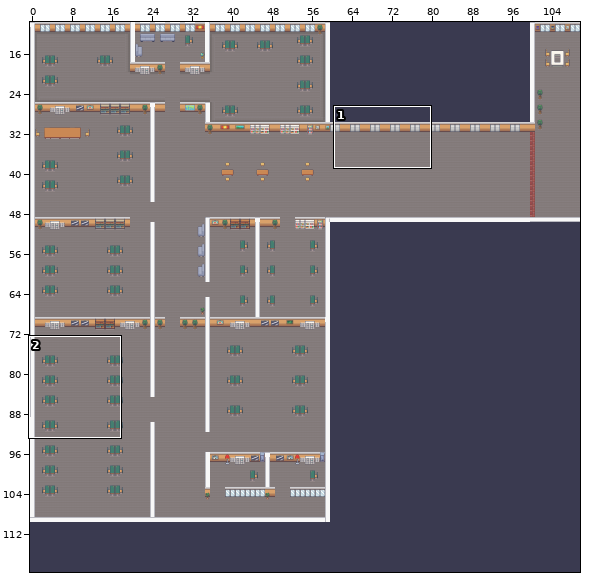
An edit to a level. Tiled map, public/assets/map/map.tmx. The first picture is a wide view before the edit; the outline marks the close-up.
Close-up. Before the commit:
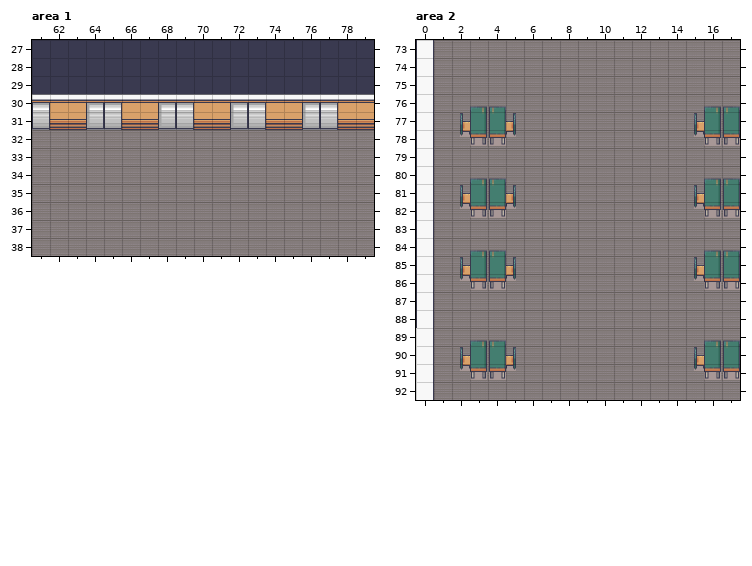
Cells are 32x32 px. Shown: area 1 x 61..79, y 27..38; area 2 x 0..17, y 73..92. The commit also changed other parts of the map, which this record leaves out.
And afterwards:
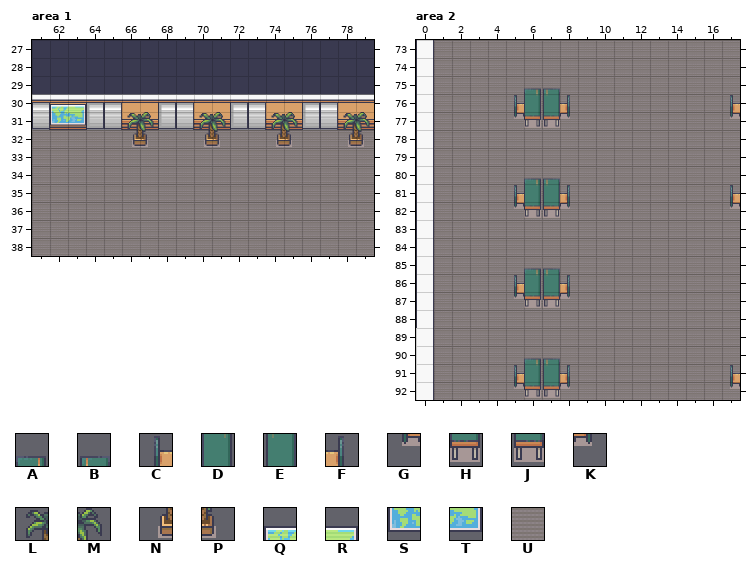
Key: from "Interiors_free_32x32": A 568, B 571, C 583, D 584, E 587, F 588, G 599, H 600, J 603, K 604, L 717, M 718, N 733, P 734, Q 1066, R 1067, S 1082, T 1083; from "Room_Builder_free_32x32": U 219.
_ is an empty cell, . an unchanged one.
Edits made:
--- layer "decorations", area 1
@@ x 62..79 @@
-30 __................
-31 __..__..__..__..__
-32 ....__..__..__..__
+30 QR................
+31 ST..LM..LM..LM..LM
+32 ....NP..NP..NP..NP
--- layer "decorations", area 2
@@ x 2..17 @@
-75 ....__..........
-76 .AB____.......AB
-77 CDEF___......CDE
-78 GHJK.........GHJ
+75 ....AB..........
+76 .__CDEF......._C
+77 ___GHJK......__G
+78 ____.........___
@@ x 2..17 @@
-80 .AB.__........AB
-81 CDEF___......CDE
-82 GHJK___......GHJ
+80 .__.AB........__
+81 ___CDEF......__C
+82 ___GHJK......__G
@@ x 2..17 @@
-84 .AB...........AB
-85 CDEF__.......CDE
-86 GHJK___......GHJ
-87 ...____.........
+84 .__...........__
+85 ____AB.......___
+86 ___CDEF......___
+87 ...GHJK.........
@@ x 2..17 @@
-89 .AB...........AB
-90 CDEF__.......CDE
-91 GHJK___......GHJ
-92 ...____........_
+89 .__...........U_
+90 ____AB.......UU_
+91 ___CDEF......__C
+92 ...GHJK........G
